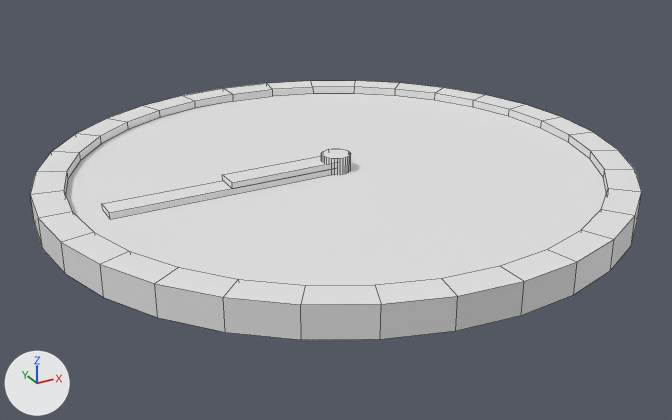
An edit to the Blender file DeeperAndDeeper/Assets/AssetsDeeperAndDeeper/Art/Models/Blend/clock.blend, drawn before and after from the same camera.
One viewpoint serves both versions: a camera (50 mm lens) standing at (-1.44, -2.619, 1.225) and looking at (-0.026, -0.047, -0.061). The lights are fixed; the arrows at lower left show +X, +Y and +Z. Mesh edges are drawn as thin lines.

The first picture shows 'Armature', 'Hour', 'Minute'.
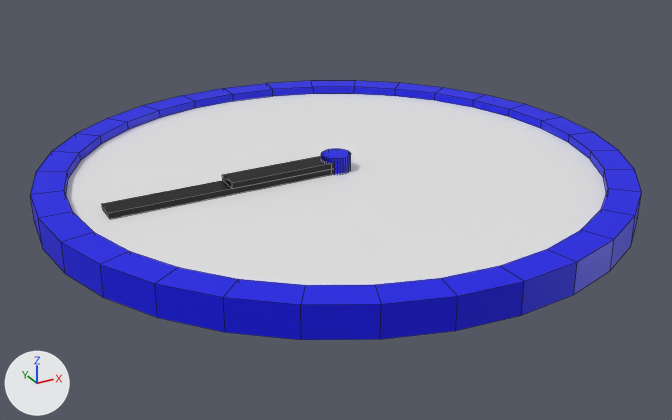
Where the newer file only moved an object's origin or applied its transform, the numbers keep the older frame.

Location of each change, [x1, y1, x2, y2] in pixels of the pictures (672 x 420 px):
'Minute', recoloured (white to black): [102, 169, 334, 219] in both
'Hour', recoloured (white to black): [223, 156, 334, 189] in both
part 1 of me_circle, recoloured (white to blue): [30, 81, 641, 340] in both

Diff of the bpy script that builds the scene:
```diff
--- a/DeeperAndDeeper/Assets/AssetsDeeperAndDeeper/Art/Models/Blend/clock.blend.py
+++ b/DeeperAndDeeper/Assets/AssetsDeeperAndDeeper/Art/Models/Blend/clock.blend.py
@@ mat_needle @@
+mat_needle = principled_material('Needle')
+mat_needle.base_color = (0.0, 0.0, 0.0)  # black #000000
@@ mat_armature @@
+mat_armature = principled_material('Armature')
+mat_armature.base_color = (0.0, 0.000737, 0.8)  # blue #0002e7
@@ mat_interior @@
+mat_interior = principled_material('Interior')
+mat_interior.base_color = (0.8, 0.8, 0.8)  # white #e7e7e7
@@ me_circle @@
 me_circle.from_pydata(...)  # 192 vertices, 132 faces; spans x -1.0..1.0, y -1.0..1.0, z 0.0..0.12
 # used by ob_armature; location = (0.0, 0.0, 0.0)
+# me_circle part 1: 131 of the faces centred in x -0.99..0.99, y -0.99..0.99, z 0.0..0.12 switch from no material to mat_armature (blue #0002e7)
+me_circle.materials.append(mat_interior)  # white #e7e7e7
@@ me_cube_001 @@
 me_cube_001.from_pydata(...)  # 8 vertices, 6 faces; spans x -1.0..1.0, y -1.0..1.0, z -1.0..1.0
+me_cube_001.materials.append(mat_needle)  # black #000000
@@ me_cube_002 @@
 me_cube_002.from_pydata(...)  # 8 vertices, 6 faces; spans x -1.0..1.0, y -1.0..1.0, z -1.0..1.0
+me_cube_002.materials.append(mat_needle)  # black #000000
```
